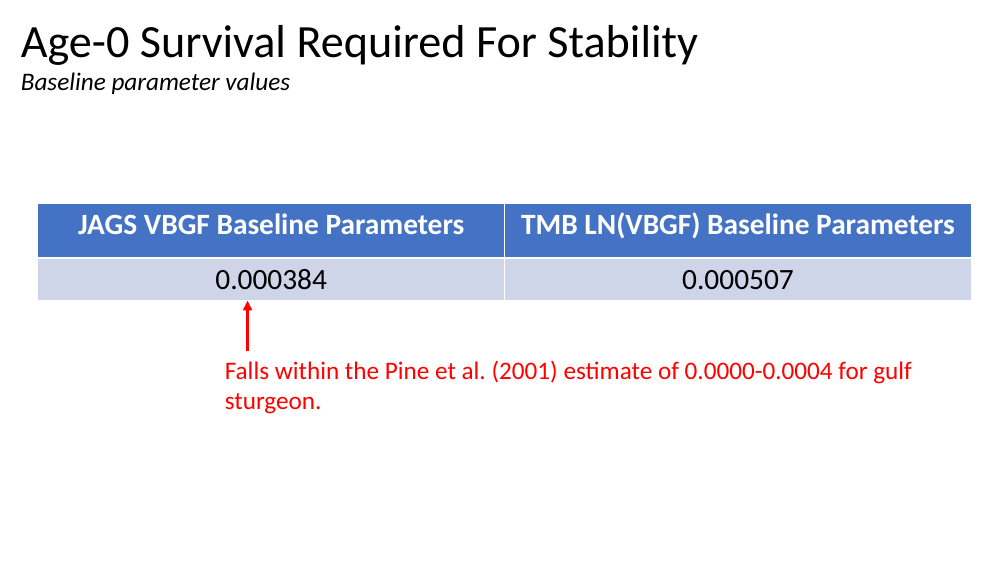
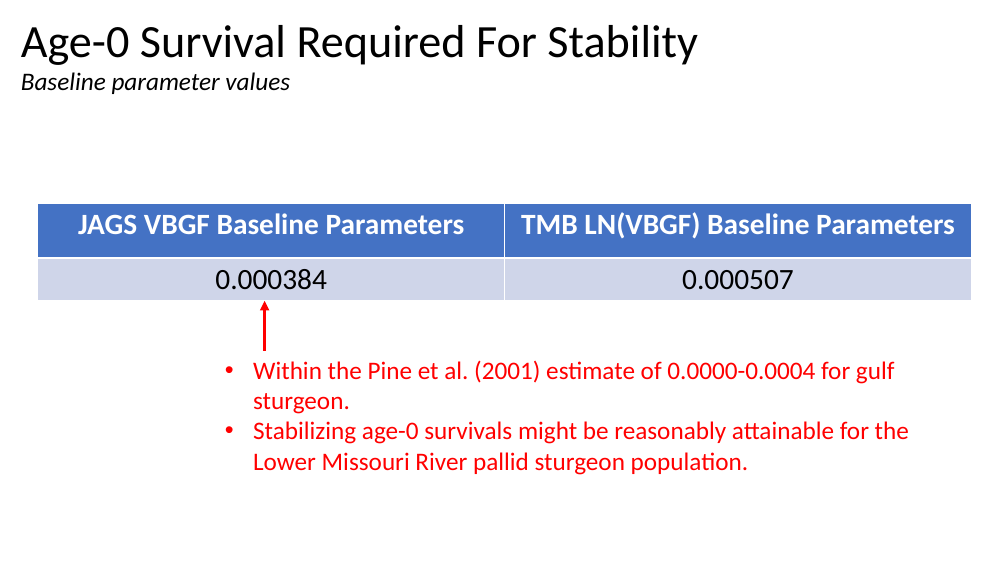
Before and after one commit to sreynolds2/LMOR-DPM, a slide deck: slide 23 of documents/Parameterization.pptx (slide 20 before the commit). Drawn at 1008x567 pixels with LibreOffice and Linux fonts; fonts in the diff are those of the drawing. Boxes give left, top, right and bottom in pixels: in the first picture for what was removed or moved away, otherwise in the second. Text is boxed around its words. In the diff, an @@ line names an element or a change of style, - is before the commit and + after.

```diff
--- a/documents/Parameterization.pptx
+++ b/documents/Parameterization.pptx
@@ arrow moved from (247, 351) - (247, 301) to (265, 351) - (265, 301) @@
@@ text at [253,360,909,475]: text changed @@
-Falls within the Pine et al. (2001) estimate of 0.0000-0.0004 for gulf sturgeon.
+• Within the Pine et al. (2001) estimate of 0.0000-0.0004 for gulf sturgeon.
+• Stabilizing age-0 survivals might be reasonably attainable for the Lower Missouri River pallid sturgeon population.
```
Also in this commit, not shown: 11 other slides changed, 5 slides added, 11 other files.
